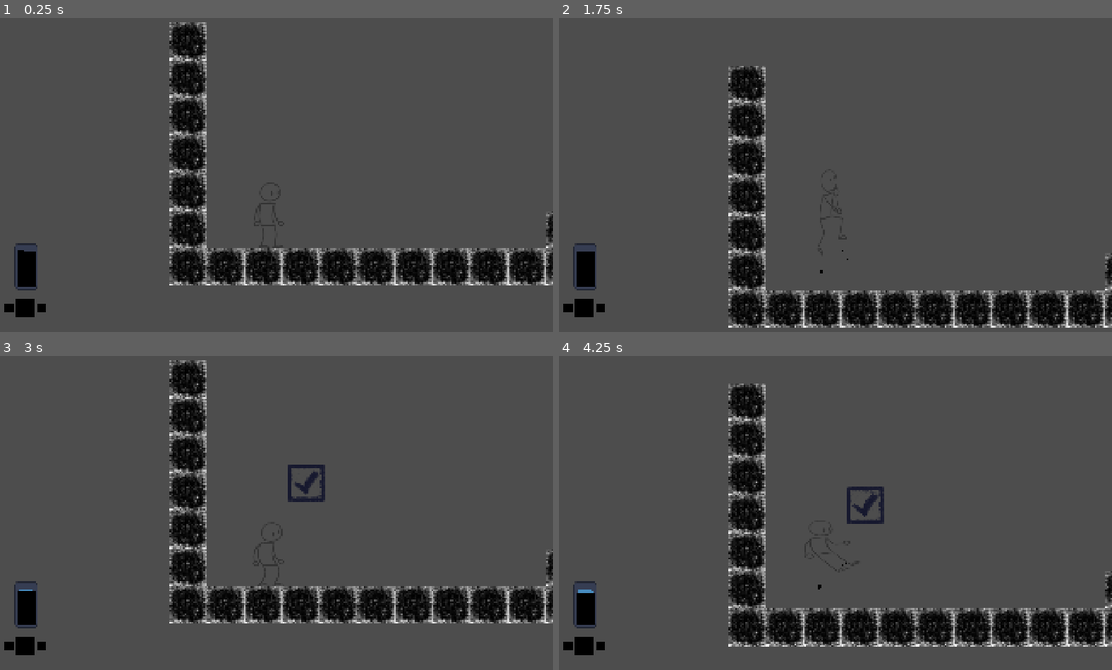
Above: before the commit, frames 1-4 (two rows, left to right).
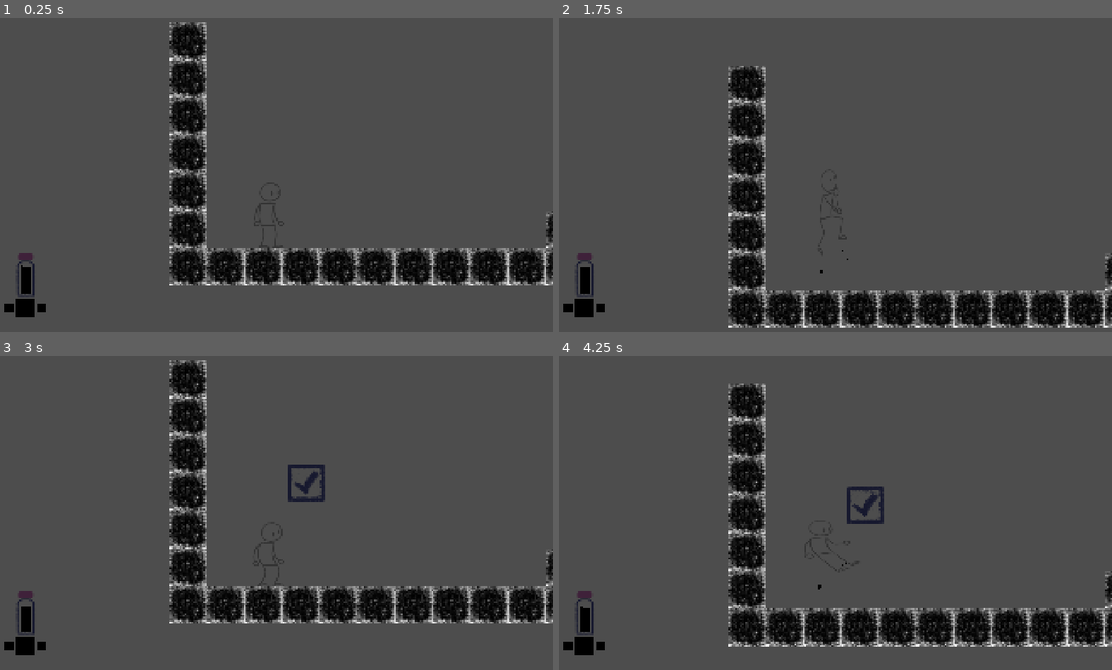
Above: after the commit, the same moments.

Repository: YhagoTomasini/Exlabers_Felpojam_026
Game: Godot game, scene res://Cenas/sala_de_testes.tscn
Same seed, same stepped clock (60 frames per second), same inputs: the game is played once before the commit and once after it. The engine's default icon, where the game draws it, is replaced by a stand-in: a white triangle on a blue panel in a dark square.
Inputs (mouse positions are in pixels of both pictures, inside the frame that each line leads up to):
- Up to frame 1 (0.25 s): no input
- Up to frame 2 (1.75 s): tap Enter at 0.5 s; move the mouse to (951, 159) at 0.52 s; hold E (UI_move_right) from 0.53 s (still down); click (951, 159) at 0.6 s; tap Up (ui_up) at 0.77, 1.52 s; move the mouse to (719, 190) at 1.27 s; click (719, 190) at 1.35 s
- Up to frame 3 (3 s): move the mouse to (326, 440) at 2.02 s; release E (UI_move_right) at 2.03 s; hold Q (UI_move_left) 2.03-2.78 s; hold Right mouse button (clickRight) 2.03-2.78 s; click (326, 440) at 2.3 s; move the mouse to (243, 575) at 2.77 s; hold E (UI_move_right) from 2.78 s (still down); click (243, 575) at 2.85 s
- Up to frame 4 (4.25 s): keep holding E (UI_move_right); tap Up (ui_up) at 3.02, 3.77 s; move the mouse to (1001, 560) at 3.52 s; click (1001, 560) at 3.6 s

The runs differ from the first frame. In frame 1, 0.4% of the frame differs, in the area x 2-7%, y 71-89%; in frame 2, 0.4%; in frame 3, 0.4%; in frame 4, 0.4%.

Commit message:
ajustes cor ui

Diff:
--- a/felpojams-dos-exlabers/Codigos/ui_tintas.gd
+++ b/felpojams-dos-exlabers/Codigos/ui_tintas.gd
@@ -38,7 +38,7 @@
 		barra.self_modulate = Color(0.0, 1.0, 1.0, 1.0)
 
 	#e escala ela baseado no maximo que teria de tinta e a quantidadde de tinta atual
-	barra.scale.y = (estoqueAtual / Globals.maxTanque)*2
+	barra.scale.y = (estoqueAtual / Globals.maxTanque)*1.5
 
 	print(Globals.barraEstoqueSize)
 
--- a/felpojams-dos-exlabers/Prefabs/ui_tintas.tscn
+++ b/felpojams-dos-exlabers/Prefabs/ui_tintas.tscn
@@ -1,9 +1,10 @@
-[gd_scene load_steps=6 format=3 uid="uid://co1uo20k2ecem"]
+[gd_scene load_steps=7 format=3 uid="uid://co1uo20k2ecem"]
 
 [ext_resource type="Texture2D" uid="uid://c131j4cd1l0pp" path="res://icon.svg" id="1_8xrun"]
 [ext_resource type="Script" uid="uid://btslllw50g2d2" path="res://Codigos/ui_tintas.gd" id="1_y871h"]
 [ext_resource type="Shader" uid="uid://c8e2ftnoacjtm" path="res://new_shader.gdshader" id="3_badn5"]
 [ext_resource type="Texture2D" uid="uid://dfxsbrknioce6" path="res://Imagens/quadradoBranco.png" id="4_badn5"]
+[ext_resource type="Texture2D" uid="uid://cr40m0tkcqujp" path="res://Imagens/UI/frasco_preto.png" id="4_mpdm0"]
 
 [sub_resource type="ShaderMaterial" id="ShaderMaterial_mpdm0"]
 shader = ExtResource("3_badn5")
@@ -28,17 +29,17 @@
 icone3 = NodePath("IconeT22")
 barra = NodePath("BarraTanque")
 
-[node name="FundoBarraTanque" type="Sprite2D" parent="."]
-position = Vector2(105.8, -188.50002)
-scale = Vector2(0.62187505, 1.2265625)
-texture = ExtResource("1_8xrun")
-
 [node name="BarraTanque" type="Sprite2D" parent="."]
 material = SubResource("ShaderMaterial_mpdm0")
-position = Vector2(105.8, -120)
-scale = Vector2(1, 2)
+position = Vector2(104, -97.99999)
+scale = Vector2(0.6, 1.5)
 texture = ExtResource("4_badn5")
 offset = Vector2(0, -32)
+
+[node name="FundoBarraTanque" type="Sprite2D" parent="."]
+position = Vector2(104, -160)
+scale = Vector2(2.0908344, 2.1215277)
+texture = ExtResource("4_mpdm0")
 
 [node name="IconeT13" type="TextureRect" parent="."]
 layout_mode = 0
Not shown, added: felpojams-dos-exlabers/Imagens/UI/frasco_amarelo.png.import
Not shown, added: felpojams-dos-exlabers/Imagens/UI/frasco_ciano.png.import
Not shown, added: felpojams-dos-exlabers/Imagens/UI/frasco_magenta.png.import
Not shown, added: felpojams-dos-exlabers/Imagens/UI/frasco_preto.png.import
